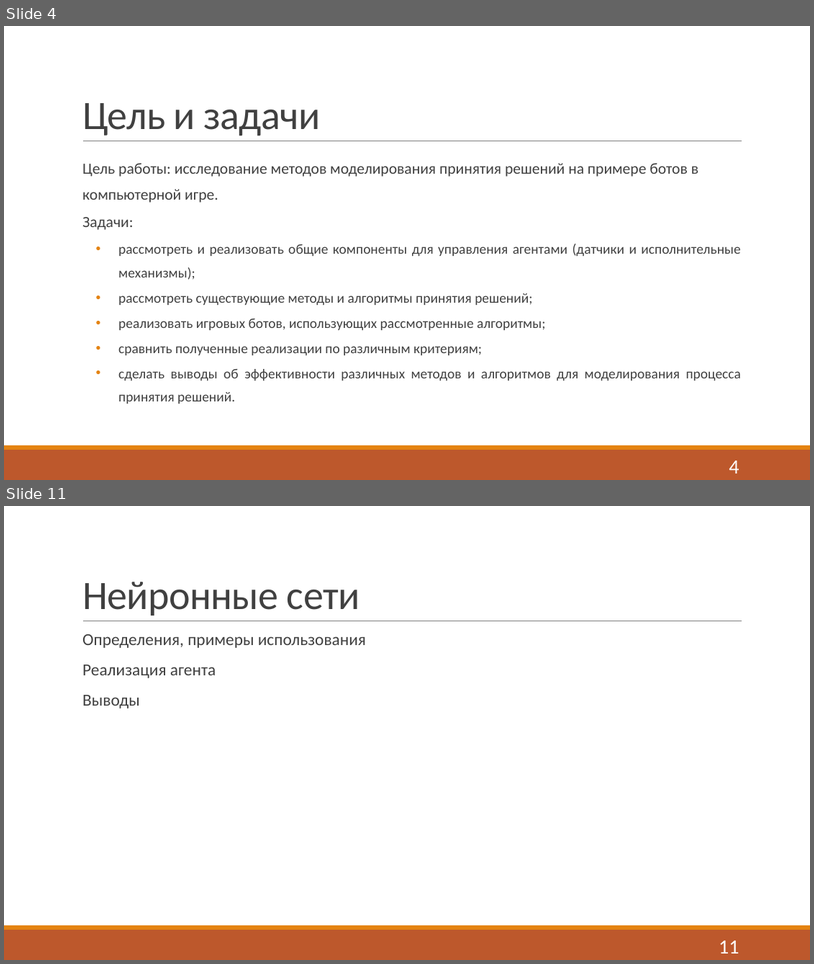
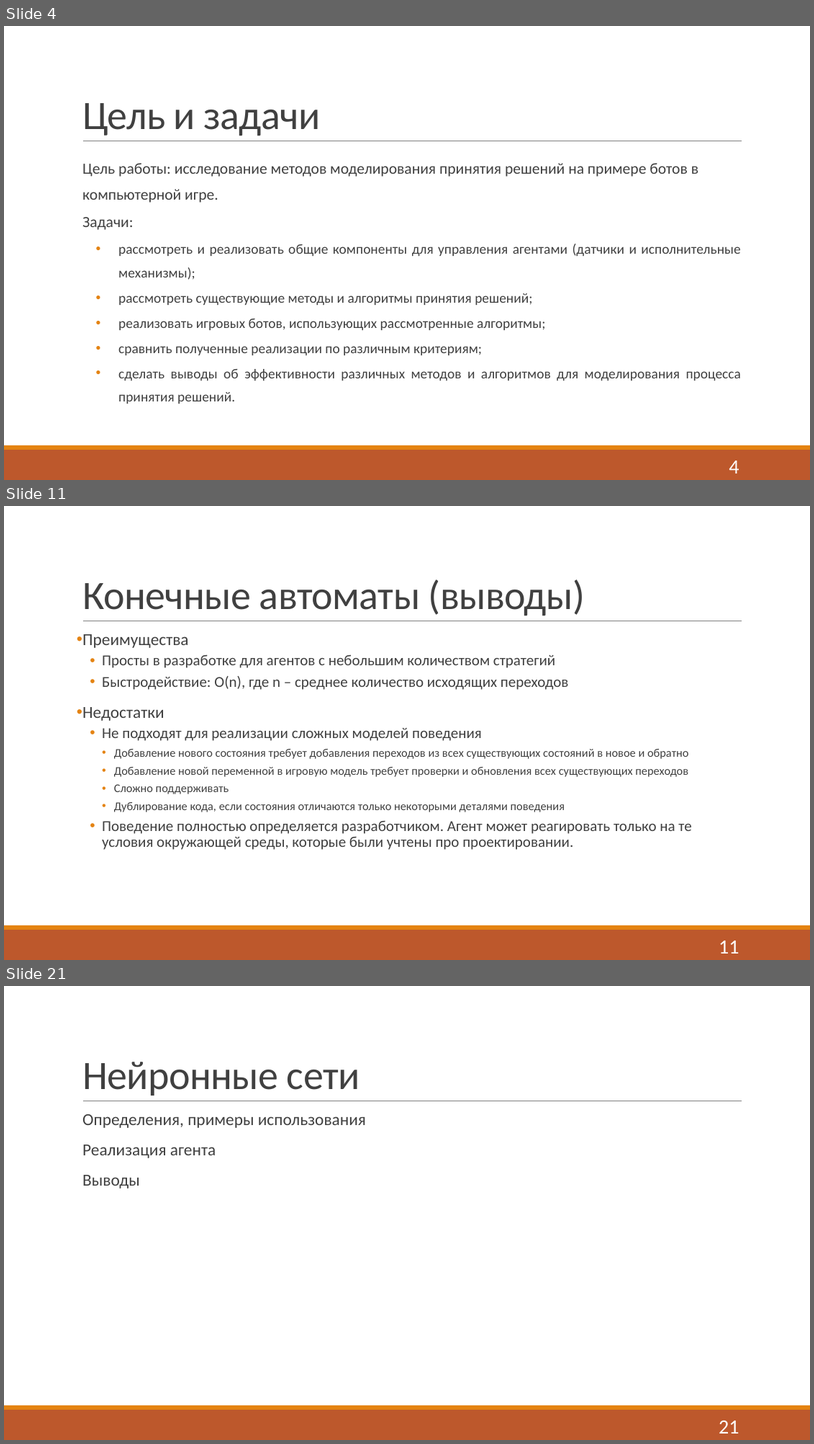
Before and after one commit to Fck-r-sns/Game_AI_thesis, a slide deck: Презентация.pptx. Shown one above the other, each under a label of ours: slides 4 and 11 before the commit, slides 4, 11 and 21 after it; the slides between them are not shown. The pictures are 814x964 and 814x1444 pixels, drawn with LibreOffice and Linux fonts; fonts in the diff are those of the drawing. Boxes give left, top, right and bottom in pixels: in the first picture for what was removed or moved away, otherwise in the second. Text is boxed around its words. In the diff, an @@ line names an element or a change of style, - is before the commit and + after.

```diff
--- a/Презентация.pptx
+++ b/Презентация.pptx
@@ slide 11 added at (4, 506, 810, 960), background #FFFFFF; not listed: 3 template elements that a slide beside it also shows @@
@@ title added at (82, 579, 585, 615), 48 pt, text #404040 @@
+Конечные автоматы (выводы)
@@ text added at (82, 634, 692, 849), 18 pt, text #404040 @@
+• Преимущества
+  • Просты в разработке для агентов с небольшим количеством стратегий
+  • Быстродействие: O(n), где n – среднее количество исходящих переходов
+• Недостатки
+  • Не подходят для реализации сложных моделей поведения
+    • Добавление нового состояния требует добавления переходов из всех существующих состояний в новое и обратно
+    • Добавление новой переменной в игровую модель требует проверки и обновления всех существующих переходов
+    • Сложно поддерживать
+    • Дублирование кода, если состояния отличаются только некоторыми деталями поведения
+  • Поведение полностью определяется разработчиком. Агент может реагировать только на те условия окружающей среды, которые были учтены про проектировании.
@@ page number added at (719, 940, 739, 953), 24 pt, text #FFFFFF @@
+11
@@ what was slide 11 is now slide 21 @@
@@ page number at (719, 1420, 739, 1433): text changed @@
-11
+21
```
Also in this commit, not shown: 6 slides changed, 15 other slides added, 2 slides removed.
